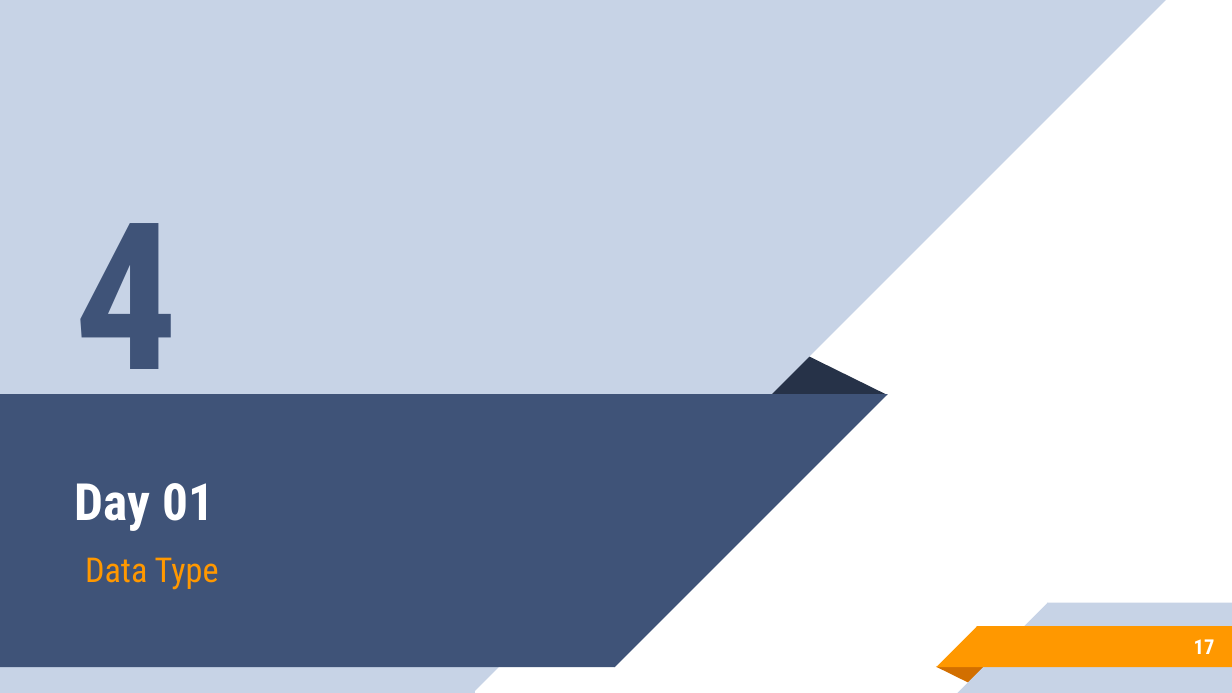
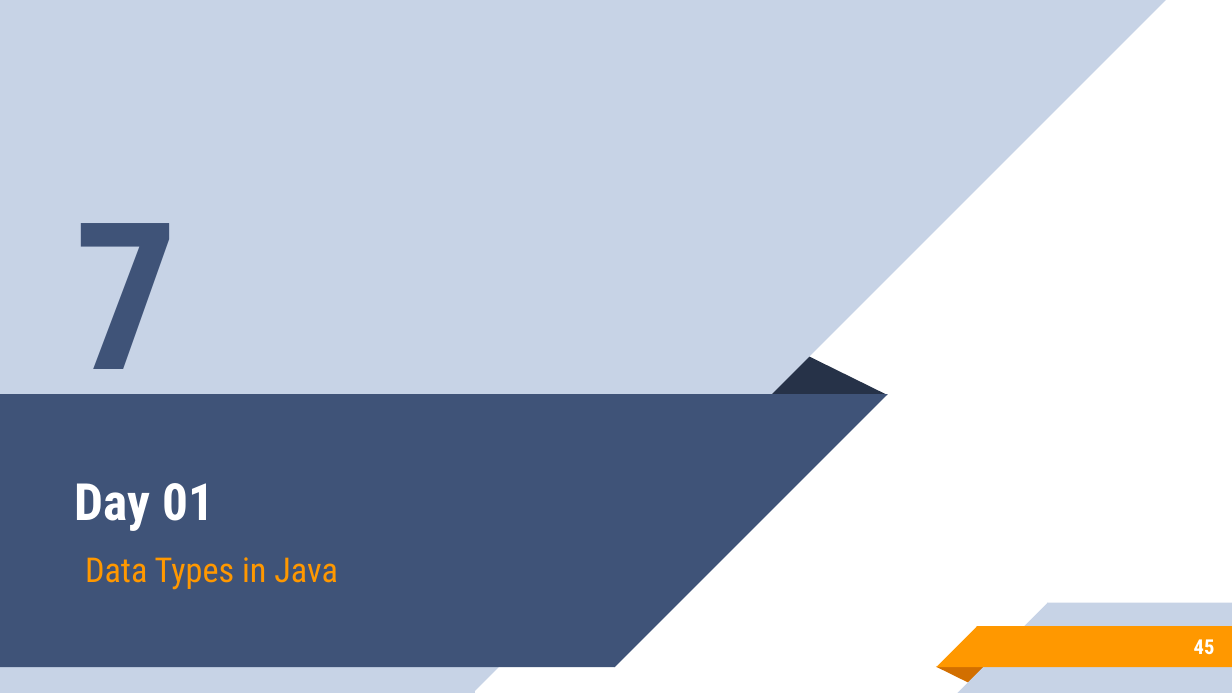
Before and after one commit to aronipurwanto/materi-xa, a slide deck: slide 45 of java/java-logic/Slide-Java-Logic-01.pptx (slide 17 before the commit). Drawn at 1232x693 pixels with LibreOffice and Linux fonts; fonts in the diff are those of the drawing. Boxes give left, top, right and bottom in pixels: in the first picture for what was removed or moved away, otherwise in the second. Text is boxed around its words. In the diff, an @@ line names an element or a change of style, - is before the commit and + after.

```diff
--- a/java/java-logic/Slide-Java-Logic-01.pptx
+++ b/java/java-logic/Slide-Java-Logic-01.pptx
@@ text at <box>75,223,179,415</box>: text changed @@
-4
+7
@@ subtitle at <box>85,557,338,590</box>: text changed @@
-Data Type
+Data Types in Java
@@ page number at <box>1194,639,1215,655</box>: text changed @@
-17
+45
```
Also in this commit, not shown: 22 other slides changed, 48 slides added, 9 slides removed, 16 other files.
